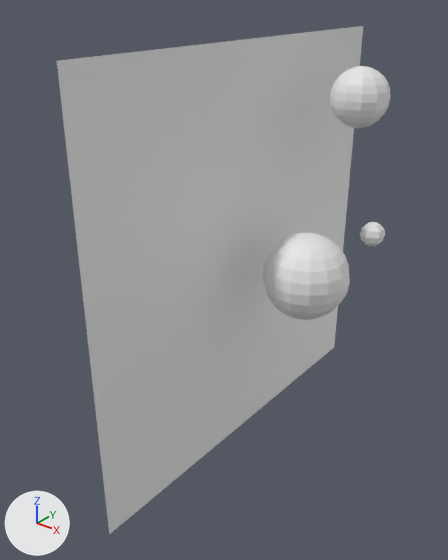
What one commit did to the Blender file practical_05/vfx_production.blend.
One viewpoint serves both versions: a 50 mm camera at (19.7, -33.6, 18.4) aimed at (-4.6, -3.2, -0.5). The lights are fixed; the arrows at lower left show +X, +Y and +Z.

Names of what the first picture shows: 'Comet', 'Earth', 'Moon', 'Plane'.
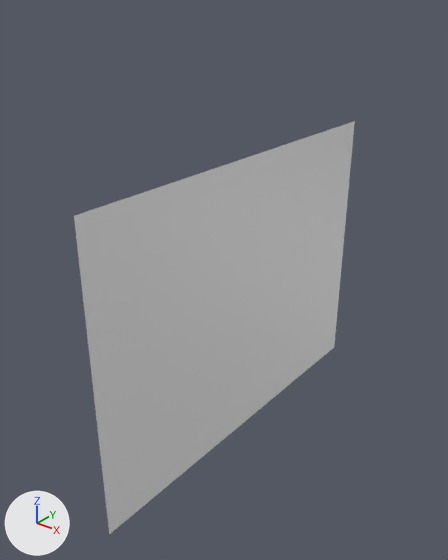
The newer file is also rescaled (x1.333), turned or shifted as a whole; pictures and numbers use the older file's frame.

The change in detail:
Object 'Earth' (ob_earth) is deleted.
Object 'Comet' (ob_comet) is deleted.
Object 'Moon' (ob_moon) is deleted.
Object 'Plane' (ob_plane) moves from (-5.0, 0.0, 0.0) to (-5.0, 0.0, -3.75).
Object 'Plane' (ob_plane) is rescaled from (15.0, 15.0, 1.0) to (11.2, 15.0, 0.75).

Boxes [x1, y1, x2, y2] around the edits, measured in the pictures (448 x 560 px):
'Plane', moved, rescaled (8% narrower, 19% shorter): before [57, 26, 363, 534]; after [74, 121, 355, 534]
'Earth', deleted: before [262, 233, 350, 320]
'Moon', deleted: before [330, 66, 390, 128]
'Comet', deleted: before [360, 222, 385, 246]
